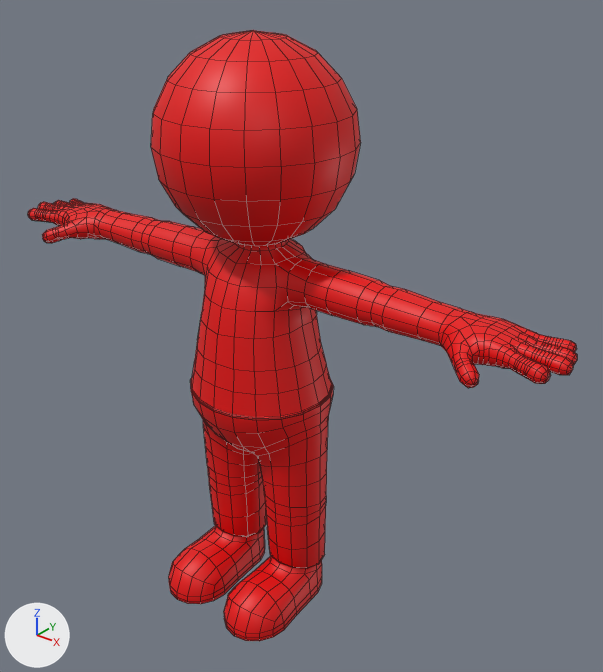
The FBX model Assets/Models/New_Stickman.fbx, before and after one commit.
Rendered twice from a 50 mm camera at (1.453, -1.641, 1.913) aimed at (0.093, 0.059, 0.859). The axes (+X, +Y, +Z) are drawn at lower left. The lights are the same throughout. Mesh edges are drawn as thin lines. Where no turn or scale is listed for an object, it has been applied to the vertices.

Script lines for the objects in view, before the commit:
```python
me_mesh = bpy.data.meshes.new('Mesh')
me_mesh.from_pydata(...)  # 2234 vertices, 2296 faces; spans x -0.93..0.93, y -0.3..0.26, z 0.0..1.69
me_mesh.materials.append(mat_material)  # red #e70000
ob_monster_6 = bpy.data.objects.new('Monster_6', me_mesh)
ob_monster_6.location = (0.0, 0.0, 0.0)
```
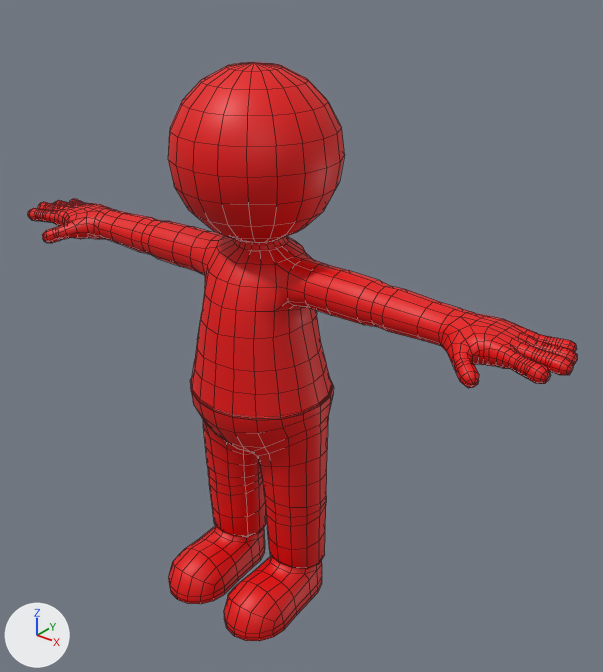
Where the change shows, as pixel boxes (x1, y1, x2, y2) in the pictures (603 x 672 px; the box of a moved part takes in the faces that stretch with it):
```json
{"object": "Monster_6", "change": "reshaped", "before": [28, 30, 577, 641], "after": [28, 62, 577, 641]}
{"part": 1, "of": "me_mesh", "change": "moved or reshaped", "before": [151, 30, 361, 251], "after": [168, 62, 345, 251]}
```

Scene script edits in JSON lines:
```json
{"block": "me_mesh", "where": "# used by ob_monster_6; location = (0.0, 0.0, 0.0)"}
{"op": "remove", "block": "me_mesh", "code": "me_mesh.from_pydata(...)  # 2234 vertices, 2296 faces; spans x -0.93..0.93, y -0.3..0.26, z 0.0..1.69"}
{"op": "add", "block": "me_mesh", "code": "me_mesh.from_pydata(...)  # 2234 vertices, 2296 faces; spans x -0.93..0.93, y -0.3..0.22, z 0.0..1.62"}
{"block": "me_mesh", "change": "me_mesh part 1: 201 of the vertices in x -0.27..0.27, y -0.29..0.26, z 1.15..1.69 are scaled about their middle by 0.85, then moved by (0.0, 0.0, -0.03)"}
```
